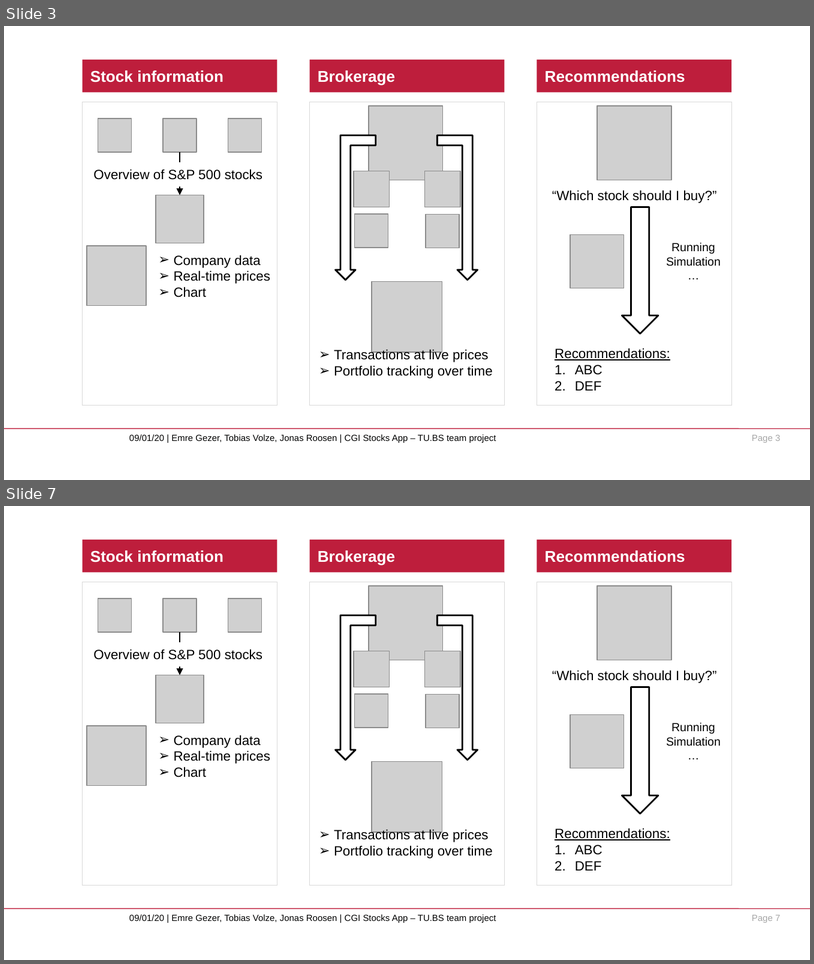
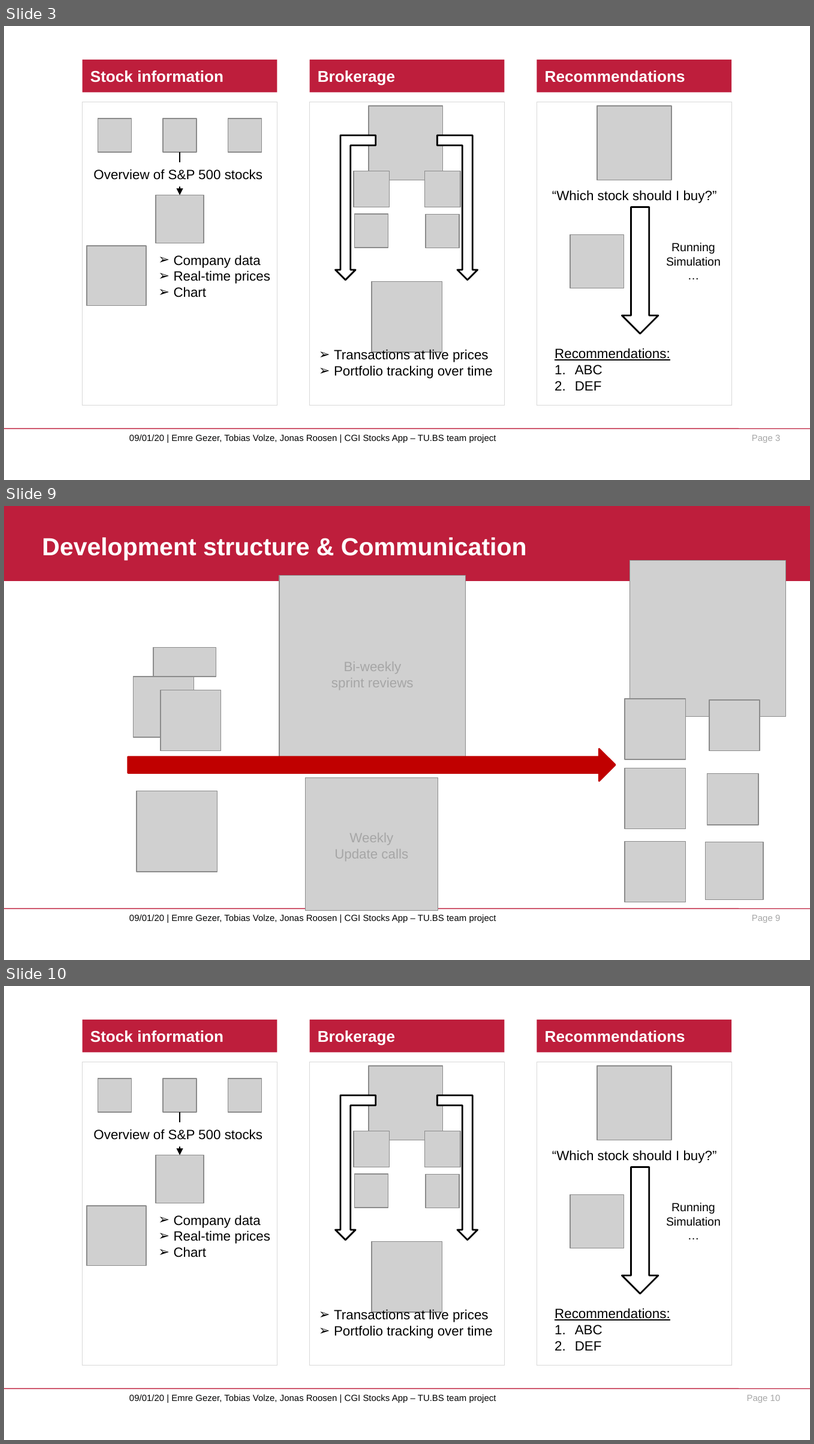
Before and after one commit to neoraven/Teamprojekt_SS20_CGI, a slide deck: presentation/TUBS_CGI_stocks_app_presentation.pptx. Shown one above the other, each under a label of ours: slides 3 and 7 before the commit, slides 3, 9 and 10 after it; the slides between them are not shown. The pictures are 814x964 and 814x1444 pixels, drawn with LibreOffice and Linux fonts; fonts in the diff are those of the drawing; grey boxes stand for pictures; background and template pictures are left out. Boxes give left, top, right and bottom in pixels: in the first picture for what was removed or moved away, otherwise in the second. Text is boxed around its words. In the diff, an @@ line names an element or a change of style, - is before the commit and + after.

```diff
--- a/presentation/TUBS_CGI_stocks_app_presentation.pptx
+++ b/presentation/TUBS_CGI_stocks_app_presentation.pptx
@@ slide 9 added at [4,506,810,960], background #FFFFFF; not listed: 3 template elements that a slide beside it also shows @@
@@ rectangle added at [4,506,810,581], fill #BE1E3C @@
@@ title added at [42,537,527,560], 22 pt, text #FFFFFF, bold @@
+Development structure & Communication
@@ picture added at [280,576,466,762] @@
@@ picture added at [630,560,787,717] @@
@@ picture added at [153,647,216,676] @@
@@ text added at [332,661,414,690], 12 pt, text #A6A6A6 @@
+Bi-weekly sprint reviews
@@ picture added at [133,676,194,736] @@
@@ picture added at [161,690,221,750] @@
@@ picture added at [625,699,686,759] @@
@@ picture added at [710,700,761,751] @@
@@ right arrow added at [128,749,615,781], fill #C00000, outline #C00000 1.5 pt @@
@@ picture added at [625,768,686,829] @@
@@ picture added at [707,773,759,825] @@
@@ picture added at [136,790,217,871] @@
@@ picture added at [306,778,438,911] @@
@@ text added at [335,832,408,861], 12 pt, text #A6A6A6 @@
+Weekly
+Update calls
@@ picture added at [625,841,686,901] @@
@@ picture added at [705,841,764,900] @@
@@ what was slide 7 is now slide 10 @@
@@ page number at [747,1395,781,1402]: text changed @@
-Page 7
+Page 10
```
Also in this commit, not shown: 2 slides changed, 5 other slides added, 1 slide removed.
